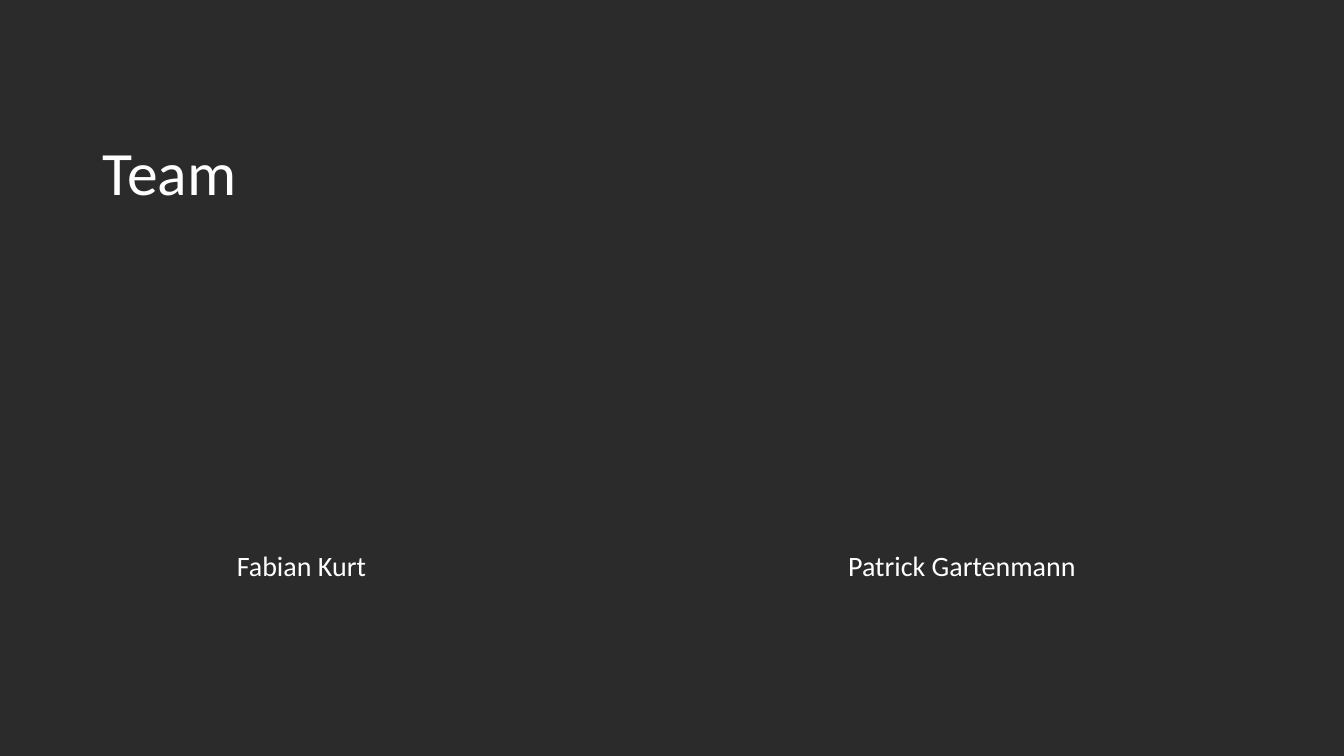
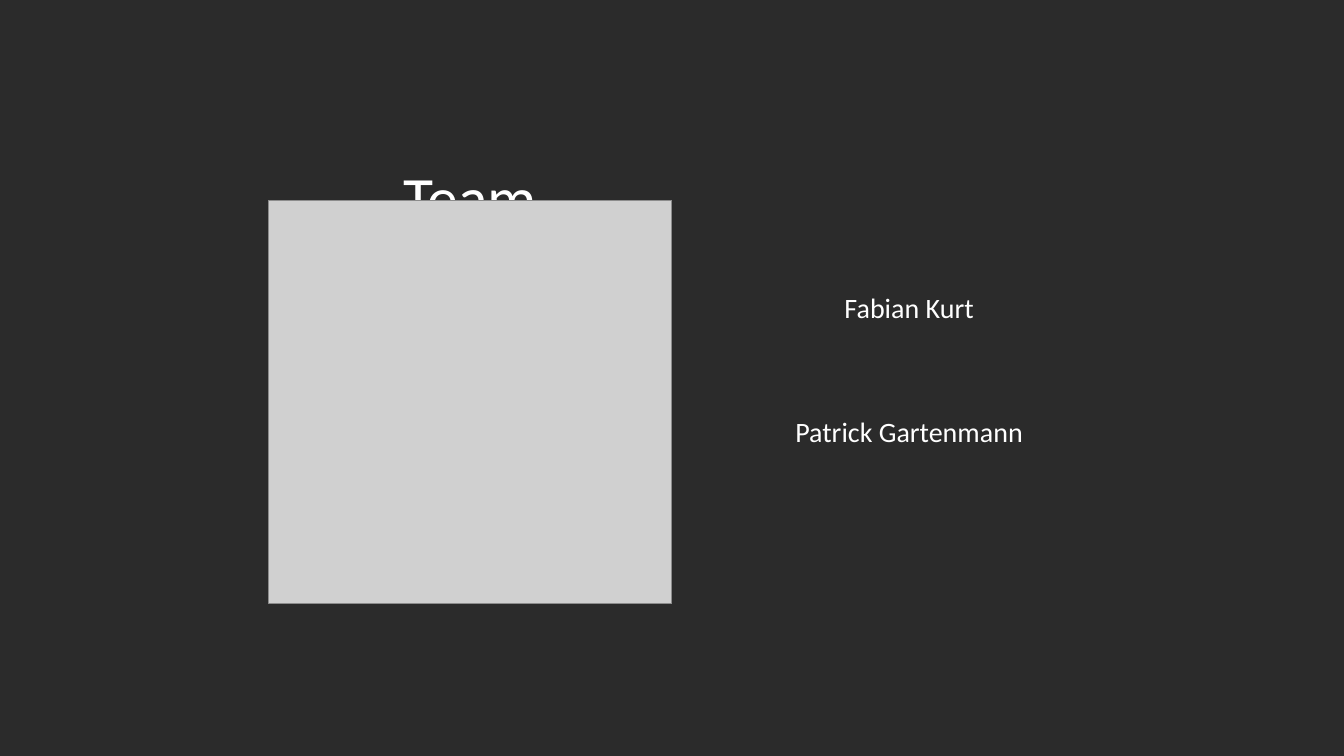
Before and after one commit to PatrickG07/F-P-KKS, a slide deck: slide 2 of ük335.pptx. Drawn at 1344x756 pixels with LibreOffice and Linux fonts; fonts in the diff are those of the drawing; grey boxes stand for pictures; background and template pictures are left out; a plain dark background stands for a picture behind light text. Boxes give left, top, right and bottom in pixels: in the first picture for what was removed or moved away, otherwise in the second. Text is boxed around its words. In the diff, an @@ line names an element or a change of style, - is before the commit and + after.

```diff
--- a/ük335.pptx
+++ b/ük335.pptx
@@ title "Team": place and size @@
-title "Team" at [102,155,236,196]
+title "Team" at [403,169,537,201]
@@ title "Team" at [403,169,537,201]: alignment left to centre @@
@@ picture added at [269,201,673,604] @@
@@ text "Fabian Kurt": place and size @@
-text "Fabian Kurt" at [237,556,366,576]
+text "Fabian Kurt" at [844,298,974,318]
@@ text "Patrick Gartenmann": place and size @@
-text "Patrick Gartenmann" at [848,556,1076,576]
+text "Patrick Gartenmann" at [795,422,1023,442]
```
Also in this commit, not shown: 3 slides added.
